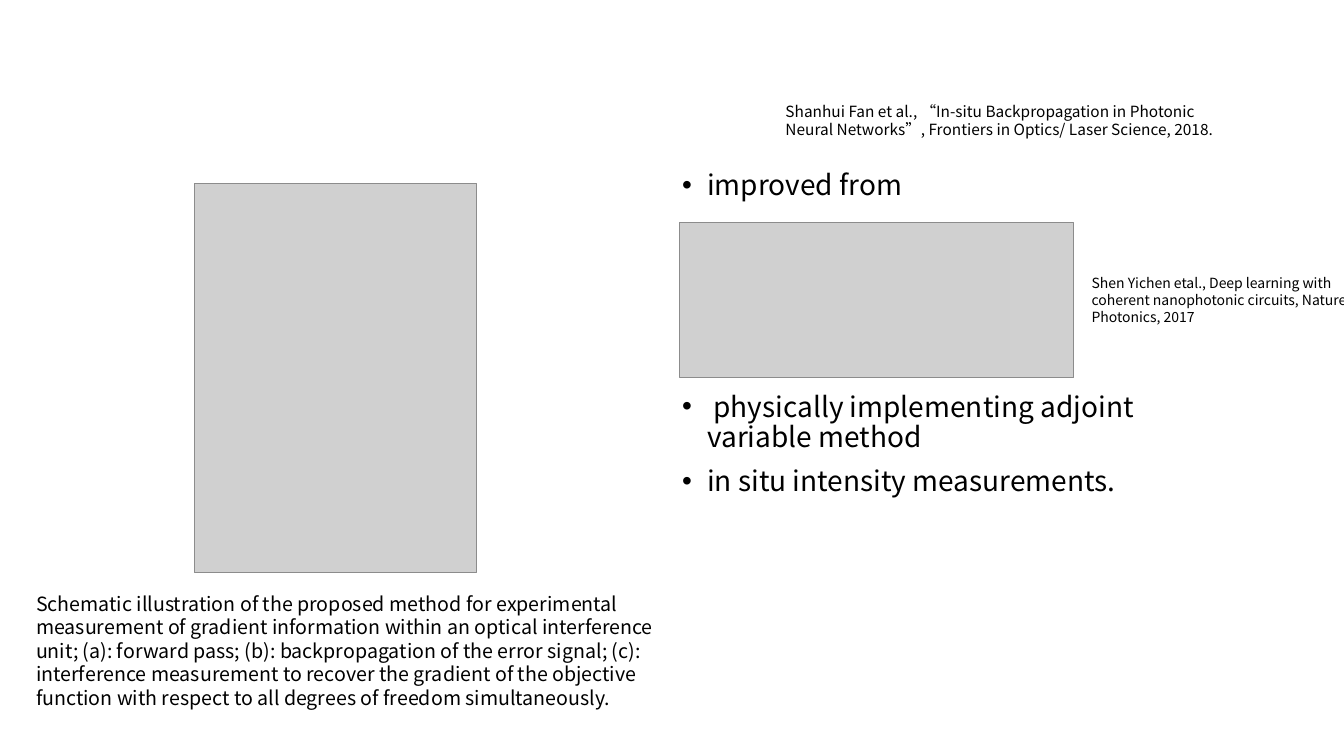
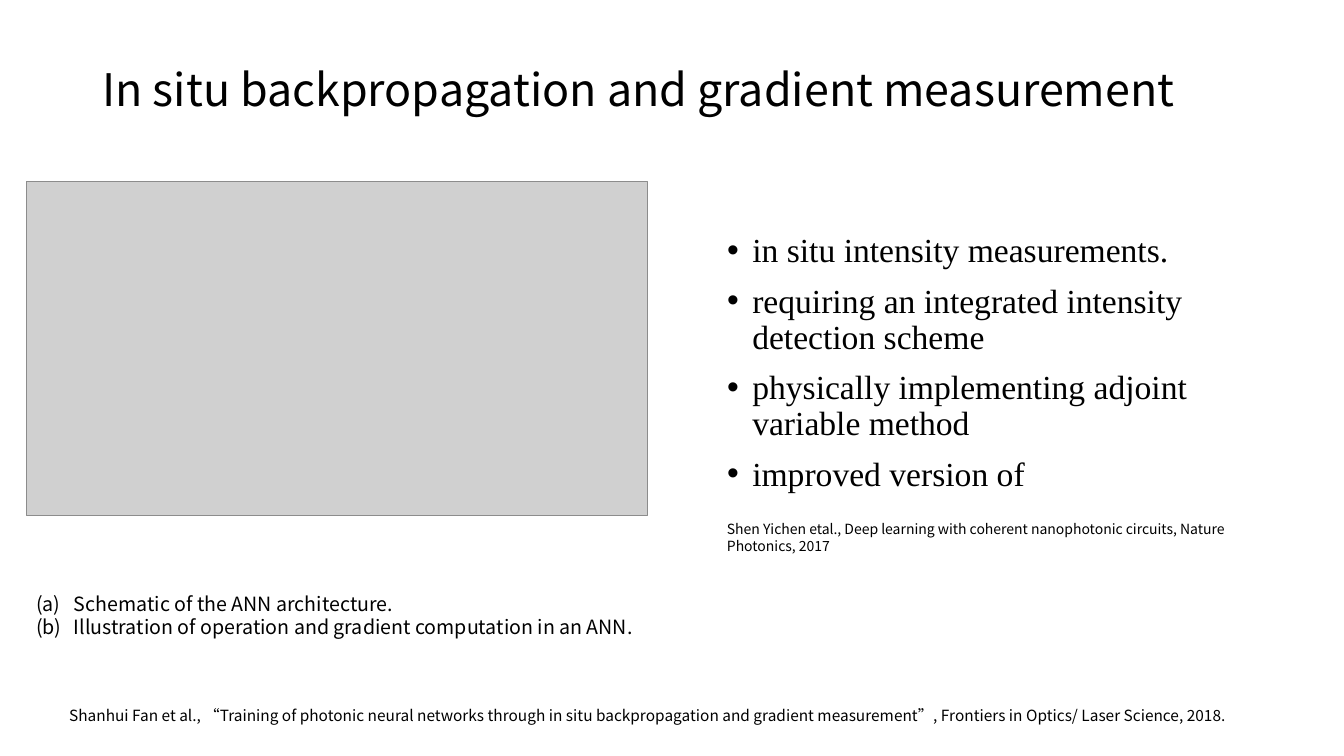
Before and after one commit to lucaschang95/DiscussionWithLin, a slide deck: slide 2 of 20190907 - Deep Learning 调研.pptx. Drawn at 1344x756 pixels with LibreOffice and Linux fonts; fonts in the diff are those of the drawing; grey boxes stand for pictures. Boxes give left, top, right and bottom in pixels: in the first picture for what was removed or moved away, otherwise in the second. Text is boxed around its words. In the diff, an @@ line names an element or a change of style, - is before the commit and + after.

```diff
--- a/20190907 - Deep Learning 调研.pptx
+++ b/20190907 - Deep Learning 调研.pptx
@@ title added at [102, 70, 1174, 118], 32 pt, text #000000 @@
+In situ backpropagation and gradient measurement
@@ picture added at [26, 181, 647, 516] @@
@@ picture removed at [195, 184, 477, 573] @@
@@ text "in situ intensity measurements.": place and size @@
-text "in situ intensity measurements." at [707, 172, 1134, 498]
+text "in situ intensity measurements." at [752, 239, 1187, 492]
@@ picture removed at [680, 223, 1074, 378] @@
@@ text at [752, 239, 1183, 350]: text changed; size 20 to 24 pt; font Noto Sans CJK SC to Times New Roman @@
-• improved from
+• in situ intensity measurements.
+• requiring an integrated intensity detection scheme
@@ text at [752, 375, 1187, 436]: size 20 to 24 pt, font Noto Sans CJK SC to Times New Roman in "physically implementing adjoint variable method" @@
@@ text at [752, 462, 1025, 492]: text changed; size 20 to 24 pt; font Noto Sans CJK SC to Times New Roman @@
-• in situ intensity measurements.
+• improved version of
@@ text "Shen Yichen etal., Deep learning ..." rewrapped from [1092, 277, 1344, 325] to [727, 523, 1224, 554] @@
@@ text at [74, 595, 633, 639]: text changed @@
-Schematic illustration of the proposed method for experimental measurement of gradient information within an optical interference unit; (a): forward pass; (b): backpropagation of the error signal; (c): interference measurement to recover the gradient of the objective function with respect to all degrees of freedom simultaneously.
+(a) Schematic of the ANN architecture.
+(b) Illustration of operation and gradient computation in an ANN.
@@ text at [69, 708, 1226, 725]: text changed @@
-Shanhui Fan et al., “In-situ Backpropagation in Photonic Neural Networks”, Frontiers in Optics/ Laser Science, 2018.
+Shanhui Fan et al., “Training of photonic neural networks through in situ backpropagation and gradient measurement”, Frontiers in Optics/ Laser Science, 2018.
```
Also in this commit, not shown: 2 other slides changed, 2 slides added, 1 other file.
